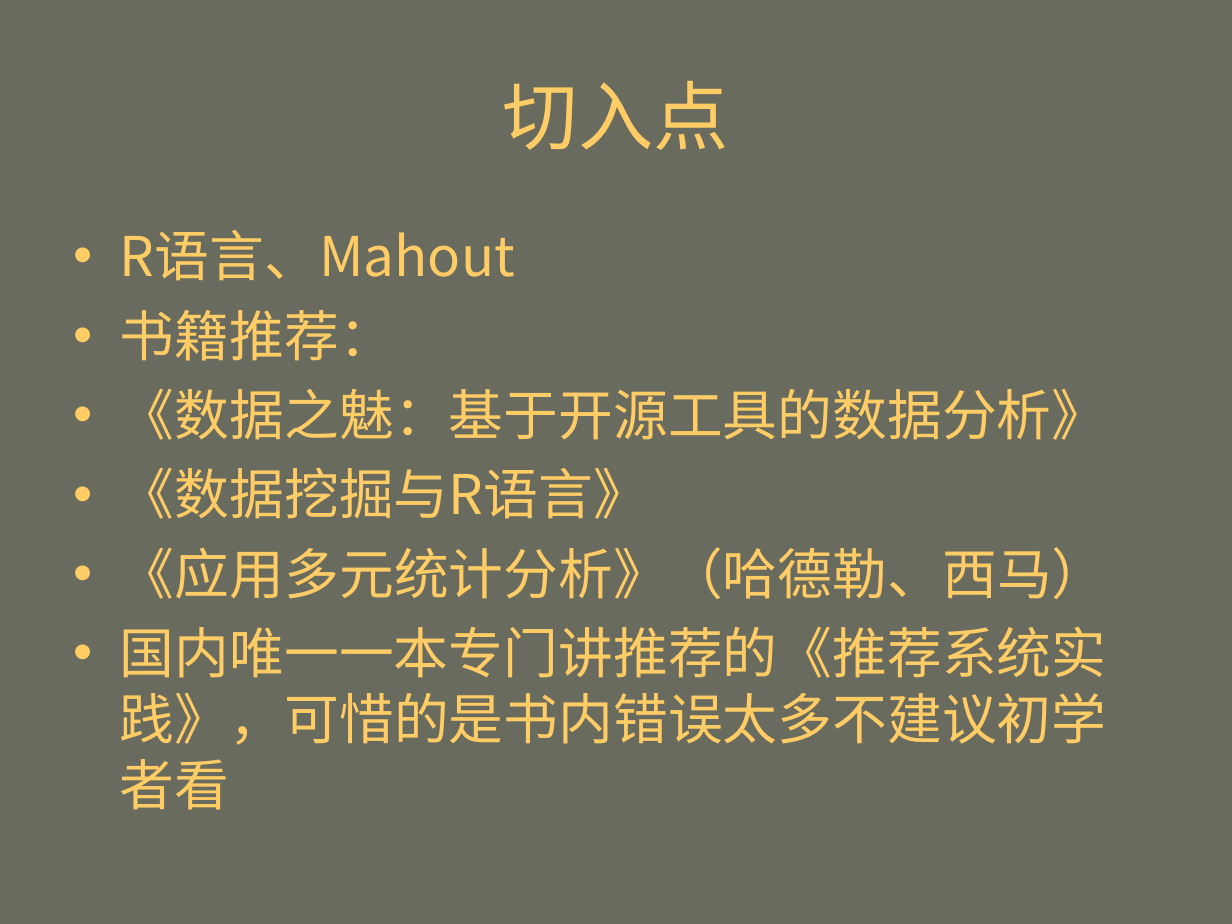
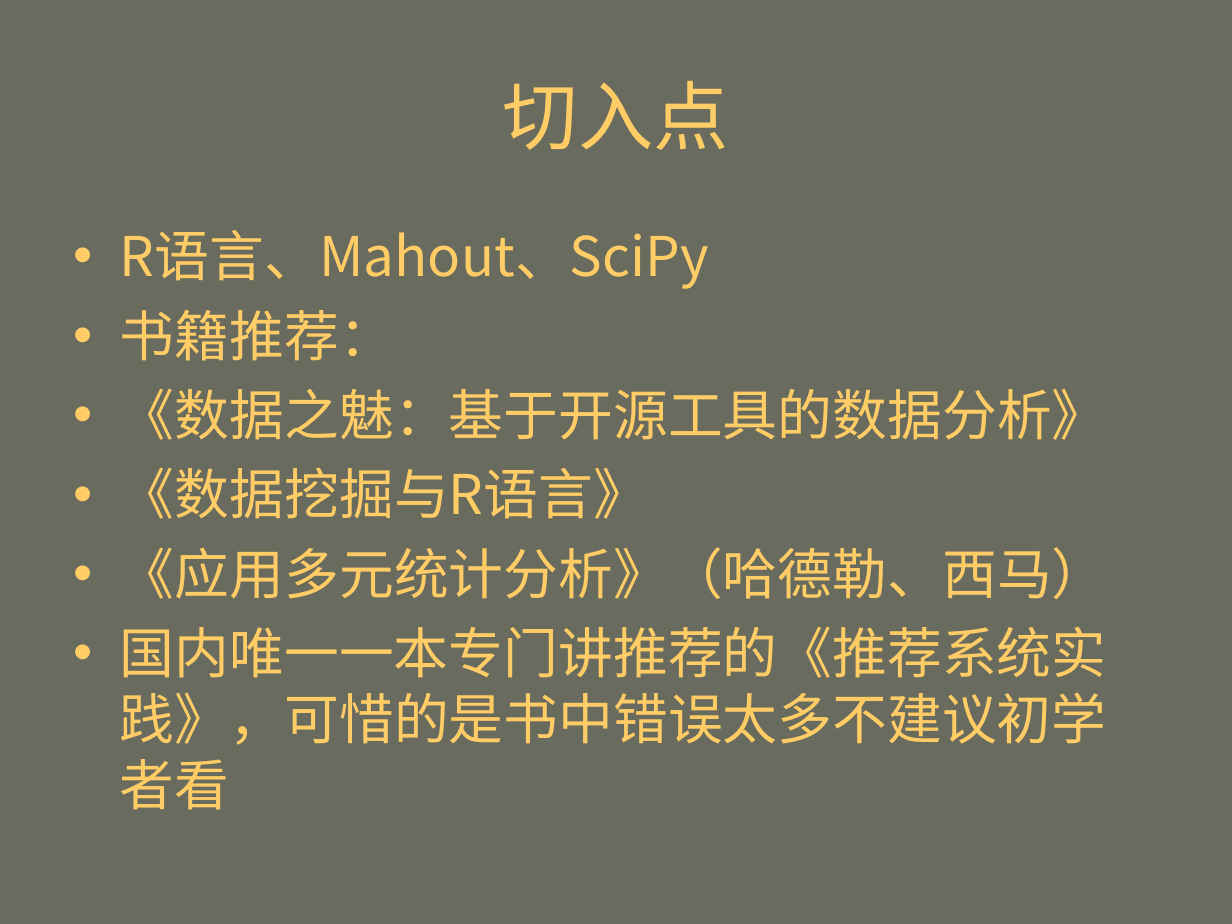
Before and after one commit to mahengyang/code, a slide deck: slide 38 of puffin/个性化推荐.ppt (slide 37 before the commit). Drawn at 1232x924 pixels with LibreOffice and Linux fonts; fonts in the diff are those of the drawing. Boxes give left, top, right and bottom in pixels: in the first picture for what was removed or moved away, otherwise in the second. Text is boxed around its words. In the diff, an @@ line names an element or a change of style, - is before the commit and + after.

```diff
--- a/puffin/个性化推荐.ppt
+++ b/puffin/个性化推荐.ppt
@@ text at box(120, 230, 709, 289): text changed @@
-• R语言、Mahout
+• R语言、Mahout、SciPy
@@ text at box(120, 627, 1107, 810): text changed @@
-• 国内唯一一本专门讲推荐的《推荐系统实践》，可惜的是书内错误太多不建议初学者看
+• 国内唯一一本专门讲推荐的《推荐系统实践》，可惜的是书中错误太多不建议初学者看
```
Also in this commit, not shown: 9 other slides changed, 1 slide added, 6 other files.
